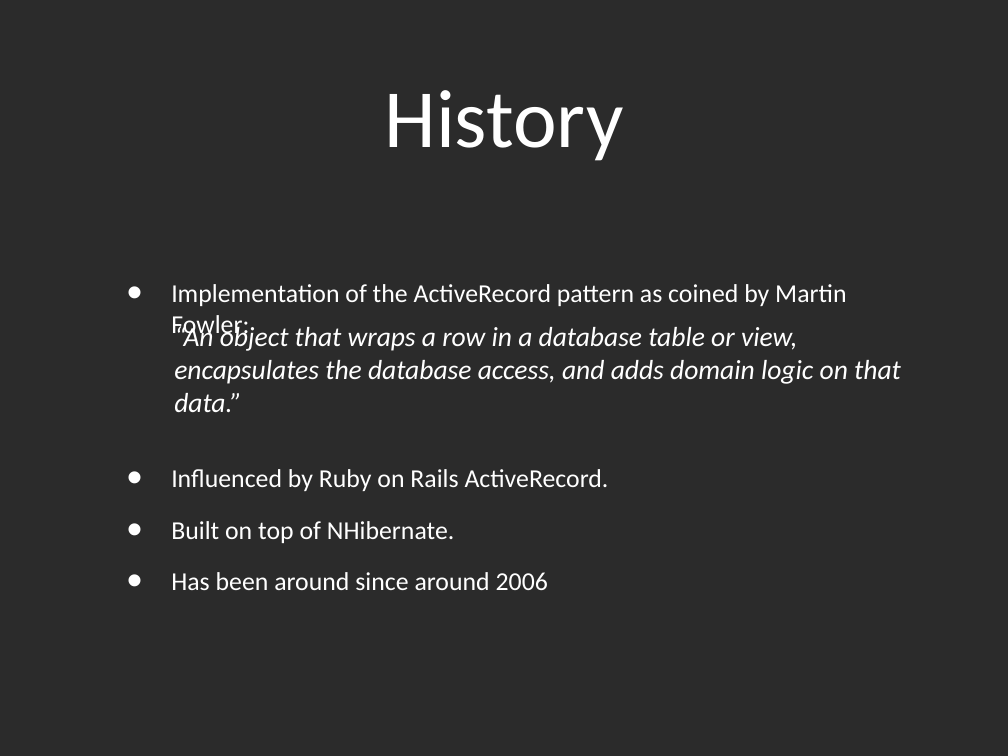
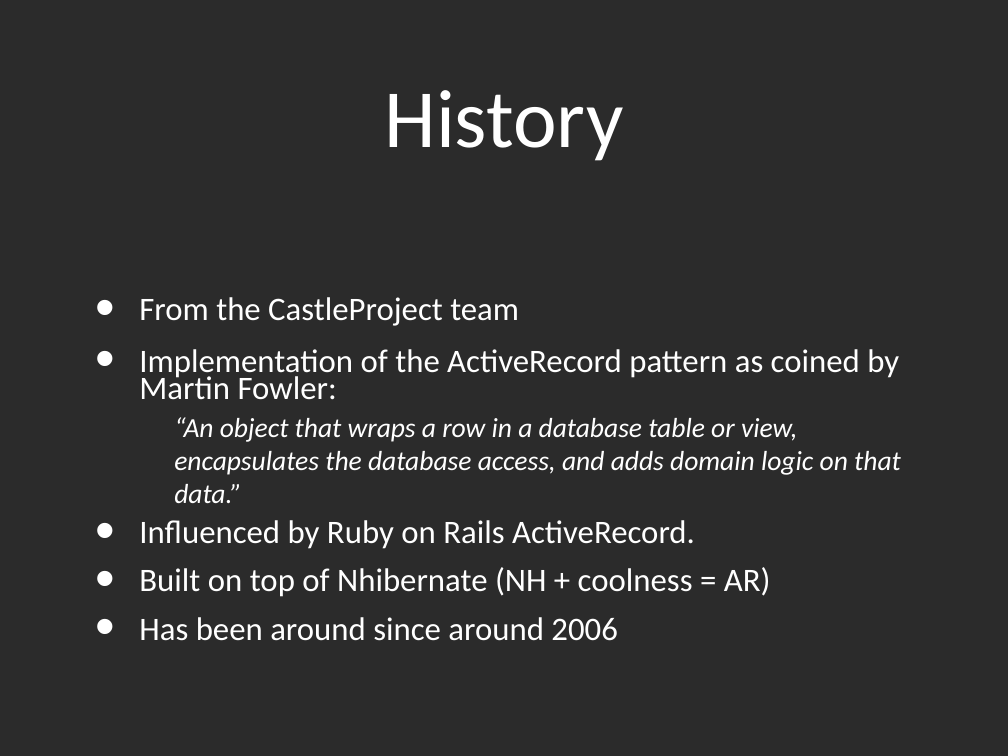
Before and after one commit to andypike/Talks, a slide deck: slide 2 of ORMBattle-Castle-ActiveRecord/ORMBattle-ActiveRecord.ppt. Drawn at 1008x756 pixels with LibreOffice and Linux fonts; fonts in the diff are those of the drawing; background and template pictures are left out; a plain dark background stands for a picture behind light text. Boxes give left, top, right and bottom in pixels: in the first picture for what was removed or moved away, otherwise in the second. Text is boxed around its words. In the diff, an @@ line names an element or a change of style, - is before the commit and + after.

```diff
--- a/ORMBattle-Castle-ActiveRecord/ORMBattle-ActiveRecord.ppt
+++ b/ORMBattle-Castle-ActiveRecord/ORMBattle-ActiveRecord.ppt
@@ text "From the CastleProject team": place and size @@
-text "From the CastleProject team" at [171, 284, 846, 590]
+text "From the CastleProject team" at [139, 297, 899, 641]
@@ text at [139, 297, 519, 326]: paragraph added @@
+• From the CastleProject team
@@ text at [139, 349, 899, 641]: size 26.2 to 33.3 pt in "Implementation of the ActiveRecord pattern as coined ...", "Influenced by Ruby on Rails ActiveRecord.", "Has been around since around 2006"; line spacing 1 to 0.7 @@
@@ text "“An object that wraps a ...": place and size @@
-text "“An object that wraps a ..." at [174, 323, 901, 412]
+text "“An object that wraps a ..." at [174, 417, 901, 503]
@@ text at [139, 567, 771, 597]: text changed; size 26.2 to 33.3 pt @@
-• Built on top of NHibernate.
+• Built on top of Nhibernate (NH + coolness = AR)
```
Also in this commit, not shown: 1 other slide changed, 1 other file.
